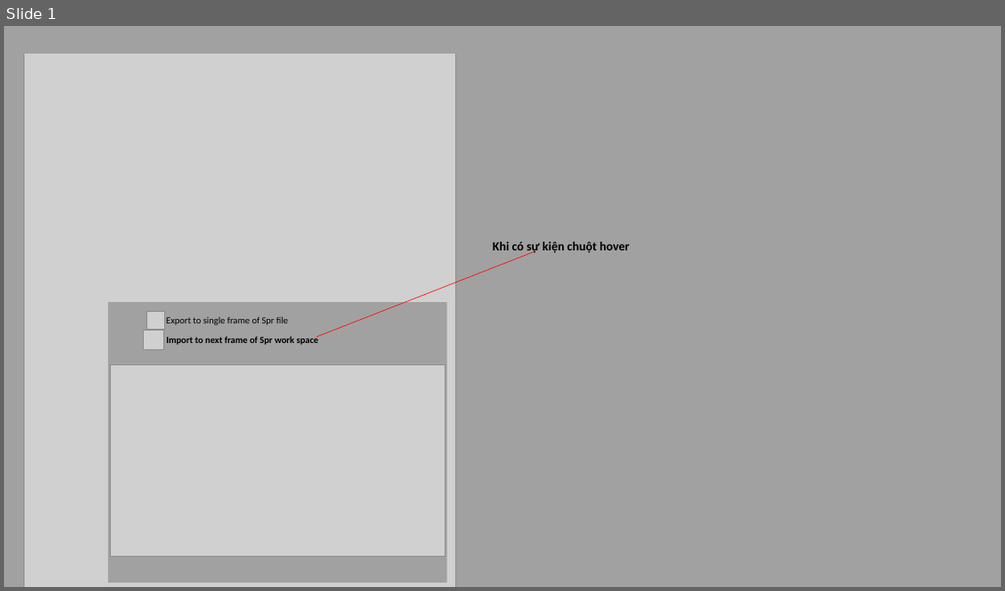
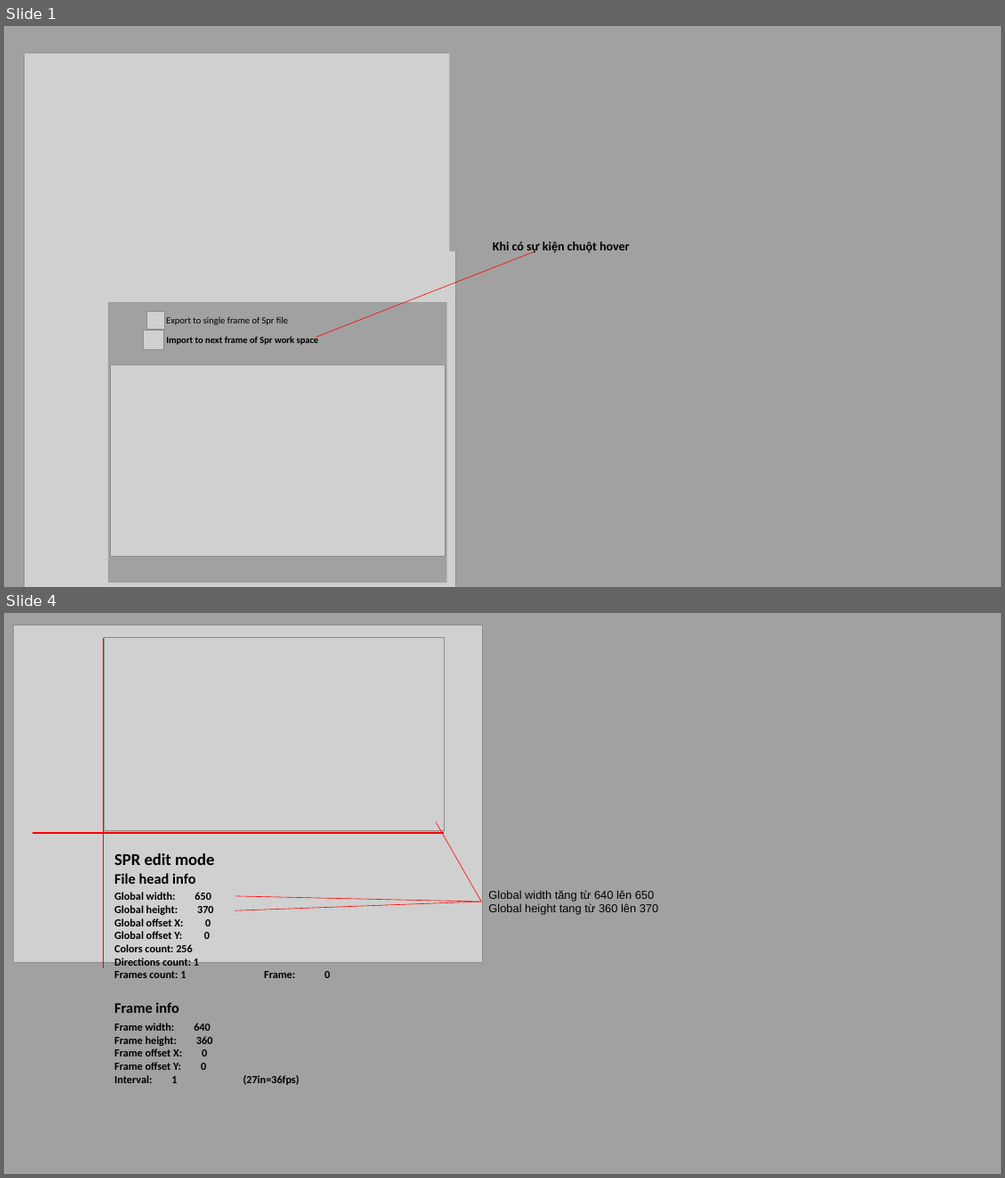
Before and after one commit to TrdHuy/ArtWiz, a slide deck: UIUX/[feature]_png_to_spr.pptx. Shown one above the other, each under a label of ours: slide 1 before the commit, slides 1 and 4 after it; the slides between them are not shown. The pictures are 1005x591 and 1005x1178 pixels, drawn with LibreOffice and Linux fonts; fonts in the diff are those of the drawing; grey boxes stand for pictures; background and template pictures are left out. Boxes give left, top, right and bottom in pixels: in the first picture for what was removed or moved away, otherwise in the second. Text is boxed around its words. In the diff, an @@ line names an element or a change of style, - is before the commit and + after.

Commit message:
[#66] Add new UX for editting global offset, global size

```diff
--- a/UIUX/[feature]_png_to_spr.pptx
+++ b/UIUX/[feature]_png_to_spr.pptx
@@ slide 4 added at (4,613,1001,1174), background #A1A1A1 @@
@@ picture added at (13,625,482,963) @@
@@ line added from (104, 638) to (104, 968), #FF0000 1.5 pt @@
@@ rectangle added at (105,639,445,831), fill #0D0D0D @@
@@ picture added at (105,638,445,831) @@
@@ line added from (481, 901) to (436, 821), #FF0000 0.5 pt @@
@@ line added from (444, 833) to (32, 833), #FF0000 1.5 pt @@
@@ text added at (114,853,215,865), 16 pt, text #000000, bold @@
+SPR edit mode
@@ text added at (114,873,195,884), 14 pt, text #000000, bold @@
+File head info
@@ text added at (114,892,299,1085), 10.5 pt, text #000000, bold @@
+Global width: 650
+Global height: 370
+Global offset X: 0
+Global offset Y: 0
+Colors count: 256
+Directions count: 1
+Frames count: 1 Frame: 0
+Frame width: 640
+Frame height: 360
+Frame offset X: 0
+Frame offset Y: 0
+Interval: 1 (27in=36fps)
@@ line added from (235, 896) to (481, 901), #FF0000 0.5 pt @@
@@ line added from (235, 910) to (481, 901), #FF0000 0.5 pt @@
@@ text added at (488,890,658,915), 11 pt, text #000000 @@
+Global width tăng từ 640 lên 650
+Global height tang từ 360 lên 370
@@ text added at (114,1002,178,1013), 14 pt, text #000000, bold @@
+Frame info
@@ slide 1 changed as well @@
@@ picture added at (109,55,450,248) @@
@@ rectangle added at (450,53,465,251), fill #A1A1A1 @@
```
Also in this commit, not shown: 5 other slides added, 1 slide removed.
